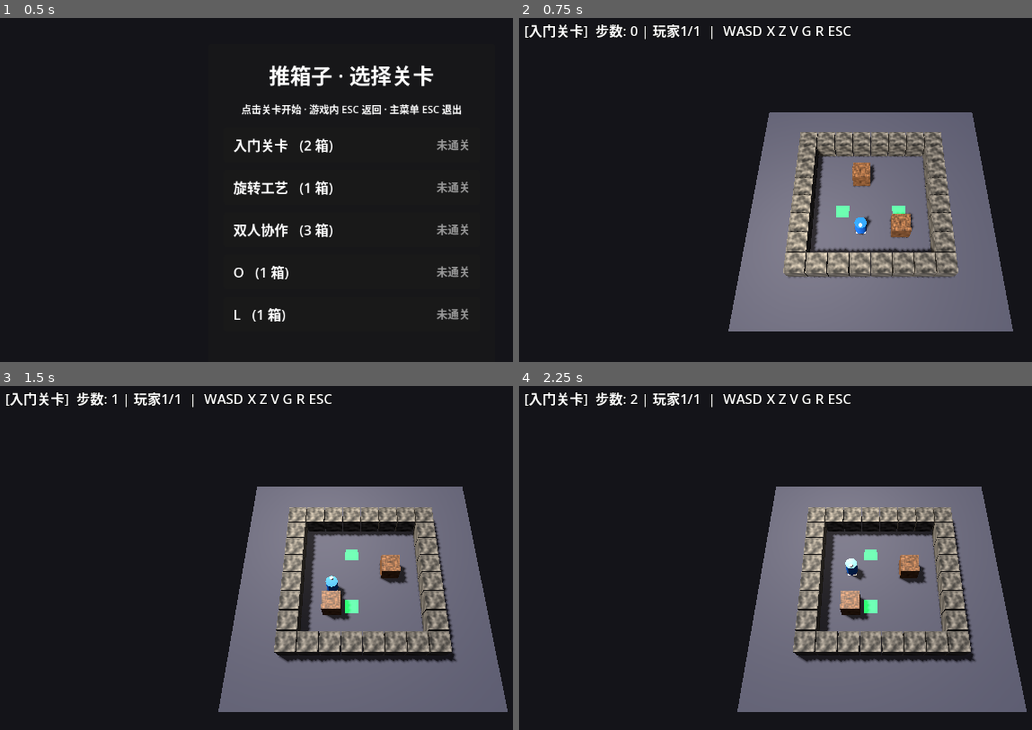
Above: before the commit, frames 1-4 (two rows, left to right).
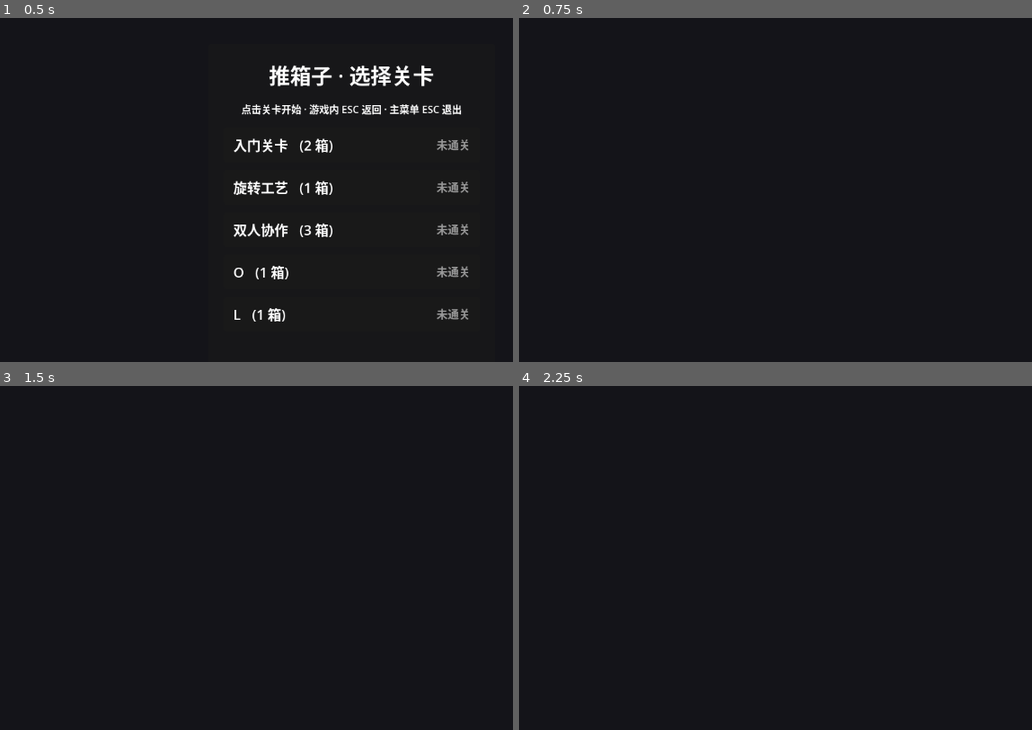
Above: after the commit, the same moments.

Repository: Kevin114514/GodotSokoban
Game: Godot game, scene res://LevelSelect.tscn
The game is run twice, just before and just after one commit, with the same random seed, the same clock (stepped at 60 frames per second) and the same inputs.
Inputs (mouse positions are in pixels of both pictures, inside the frame that each line leads up to):
- Up to frame 1 (0.5 s): no input
- Up to frame 2 (0.75 s): click (872, 145) at 0.52 s
- Up to frame 3 (1.5 s): tap Enter at 1.25 s; hold D from 1.28 s (still down); tap R at 1.35 s
- Up to frame 4 (2.25 s): tap Space at 2 s; release D at 2.03 s; hold S from 2.03 s (still down); tap X at 2.1 s

Frame 1 is identical in both runs. In frame 2, 31% of the frame differs, in the area x 1-97%, y 1-92%; in frame 3, 30%; in frame 4, 30%.
Error after the commit: Parse Error: Cannot infer the type of "pushed_count" variable because the value doesn't have a set type. (res://Main.gd:544)

Commit message:
支持链式推动箱子和玩家

Diff:
--- a/Main.gd
+++ b/Main.gd
@@ -462,141 +462,67 @@
 		_update_objects()
 
 
-func move(dx: int, dy: int) -> void:
-	if won:
-		return
-
-	_save_state()
-
-	var ap = _ap()
-	var new_col: int = ap["col"] + dx
-	var new_row: int = ap["row"] + dy
-	var target_cell := Vector2i(new_col, new_row)
-	if _player_index_at(target_cell, {_active_player: true}) != -1:
-		return
-
-	# 目标格子有箱子 → 尝试推动整个"四联通刚体"箱子
-	var pushed := false
-	var bi := box_index_at(target_cell)
+func _collect_push_cell(cell: Vector2i, step: Vector2i, player_moves: Dictionary, box_moves: Dictionary) -> bool:
+	if not _is_floor(cell):
+		return false
+	var bi := box_index_at(cell)
 	if bi != -1:
-		var step := Vector2i(dx, dy)
-		var can_push := true
-		# 箱子整体平移: 每一个格子都能移入合法空位(或移动到同箱另一格)
-		for c in boxes[bi]:
-			var dest: Vector2i = c + step
-			if not (dest.x >= 0 and dest.x < GRID_COLS \
-					and dest.y >= 0 and dest.y < GRID_ROWS):
-				can_push = false
-				break
-			if LEVEL_GRID[dest.y][dest.x] == 1:
-				can_push = false
-				break
-			# 被另一(不同)箱子或其他玩家占据则推不动
-			var other := box_index_at(dest)
-			if other != -1 and other != bi:
-				can_push = false
-				break
-			if _player_index_at(dest, {_active_player: true}) != -1:
-				can_push = false
-				break
-		if can_push:
-			var moved_cells: Array[Vector2i] = []
-			for c in boxes[bi]:
-				moved_cells.append(c + step)
-			boxes[bi] = moved_cells
-			_rebuild_occ()
-			pushed = true
-
-	# 检查玩家能否进入目标格
-	if not can_move_to(new_col, new_row):
-		return
-
-	# 移动玩家
-	ap["col"] = new_col
-	ap["row"] = new_row
-	ap["facing"] = Vector2i(dx, dy)
-	move_count += 1
-
-	# 检查胜利：所有箱子都在目标点上
-	won = _check_win()
-
-	_update_objects()
-
-	var action := "推动箱子!" if pushed else "移动"
-	print("  [%d] %s → 玩家%d(%d,%d)" % [move_count, action, _active_player + 1, int(ap["col"]), int(ap["row"])])
-	if won:
-		var new_record := ScoreStore.record_win(LEVEL_PATH, move_count)
-		print("\n%s" % "=".repeat(40))
-		print("  恭喜通关! 共 %d 步%s" % [move_count, "（新纪录!）" if new_record else ""])
-		print("  按 R 重新开始 | ESC 返回选关。")
-		print("%s\n" % "=".repeat(40))
-		_update_objects()  # 刷新 HUD 显示纪录信息
-
-
-func move_group(dx: int, dy: int) -> void:
-	if won or _players.is_empty():
-		return
-
-	_save_state()
-	var step := Vector2i(dx, dy)
-	var selected := {}
-	for i in _players.size():
-		selected[i] = true
-
-	var target_cells := {}
-	var occupied_targets := {}
-	var push_boxes := {}
-	for i in _players.size():
-		var p = _players[i]
-		var from := Vector2i(int(p["col"]), int(p["row"]))
-		var target: Vector2i = from + step
-		if not _is_floor(target):
-			return
-		if occupied_targets.has(target):
-			return
-		if _player_index_at(target, selected) != -1:
-			return
-		occupied_targets[target] = i
-		target_cells[i] = target
-		var bi := box_index_at(target)
-		if bi != -1:
-			push_boxes[bi] = true
-
-	var claimed_box_cells := {}
-	for bi in push_boxes.keys():
-		for c in boxes[bi]:
-			var dest: Vector2i = c + step
-			if not _is_floor(dest):
-				return
-			if claimed_box_cells.has(dest):
-				return
-			claimed_box_cells[dest] = bi
-			var other := box_index_at(dest)
-			if other != -1 and other != bi and not push_boxes.has(other):
-				return
-			if occupied_targets.has(dest):
-				return
-			if _player_index_at(dest, selected) != -1:
-				return
-
-	for bi in push_boxes.keys():
+		return _collect_push_box(bi, step, player_moves, box_moves)
+	var pi := _player_index_at(cell)
+	if pi != -1:
+		return _collect_push_player(pi, step, player_moves, box_moves)
+	return true
+
+
+func _collect_push_player(pi: int, step: Vector2i, player_moves: Dictionary, box_moves: Dictionary) -> bool:
+	if player_moves.has(pi):
+		return true
+	player_moves[pi] = true
+	var p = _players[pi]
+	var target := Vector2i(int(p["col"]), int(p["row"])) + step
+	return _collect_push_cell(target, step, player_moves, box_moves)
+
+
+func _collect_push_box(bi: int, step: Vector2i, player_moves: Dictionary, box_moves: Dictionary) -> bool:
+	if box_moves.has(bi):
+		return true
+	box_moves[bi] = true
+	for c in boxes[bi]:
+		var dest: Vector2i = c + step
+		if boxes[bi].has(dest):
+			continue
+		if not _collect_push_cell(dest, step, player_moves, box_moves):
+			return false
+	return true
+
+
+func _build_move_plan(player_idx: int, step: Vector2i) -> Dictionary:
+	var player_moves := {}
+	var box_moves := {}
+	var ok := _collect_push_player(player_idx, step, player_moves, box_moves)
+	return {"ok": ok, "players": player_moves, "boxes": box_moves}
+
+
+func _apply_move_plan(plan: Dictionary, step: Vector2i) -> void:
+	for bi in plan["boxes"].keys():
 		var moved_cells: Array[Vector2i] = []
 		for c in boxes[bi]:
 			moved_cells.append(c + step)
 		boxes[bi] = moved_cells
 	_rebuild_occ()
 
-	for i in _players.size():
-		var target: Vector2i = target_cells[i]
-		var p = _players[i]
-		p["col"] = target.x
-		p["row"] = target.y
+	for pi in plan["players"].keys():
+		var p = _players[pi]
+		p["col"] = int(p["col"]) + step.x
+		p["row"] = int(p["row"]) + step.y
 		p["facing"] = step
 
+
+func _after_successful_move(label: String) -> void:
 	move_count += 1
 	won = _check_win()
 	_update_objects()
-	print("  [%d] 全员移动(%d 人)" % [move_count, _players.size()])
+	print("  [%d] %s" % [move_count, label])
 	if won:
 		var new_record := ScoreStore.record_win(LEVEL_PATH, move_count)
 		print("\n%s" % "=".repeat(40))
@@ -604,6 +530,45 @@
 		print("  按 ESC 返回选关。")
 		print("%s\n" % "=".repeat(40))
 		_update_objects()
+
+
+func move(dx: int, dy: int) -> void:
+	if won or _players.is_empty():
+		return
+	var step := Vector2i(dx, dy)
+	var plan := _build_move_plan(_active_player, step)
+	if not bool(plan["ok"]):
+		return
+	_save_state()
+	_apply_move_plan(plan, step)
+	var pushed_count := plan["boxes"].size() + max(0, plan["players"].size() - 1)
+	var action := "推动链(%d)" % pushed_count if pushed_count > 0 else "移动"
+	_after_successful_move("%s → 玩家%d" % [action, _active_player + 1])
+
+
+func move_group(dx: int, dy: int) -> void:
+	if won or _players.is_empty():
+		return
+	var step := Vector2i(dx, dy)
+	var saved := false
+	var acted_players := {}
+	var success_count := 0
+	for i in _players.size():
+		if acted_players.has(i):
+			continue
+		var plan := _build_move_plan(i, step)
+		if not bool(plan["ok"]):
+			continue
+		if not saved:
+			_save_state()
+			saved = true
+		_apply_move_plan(plan, step)
+		for pi in plan["players"].keys():
+			acted_players[pi] = true
+		success_count += 1
+	if success_count == 0:
+		return
+	_after_successful_move("全员操作(%d 人成功)" % success_count)
 
 
 func _check_win() -> bool:
